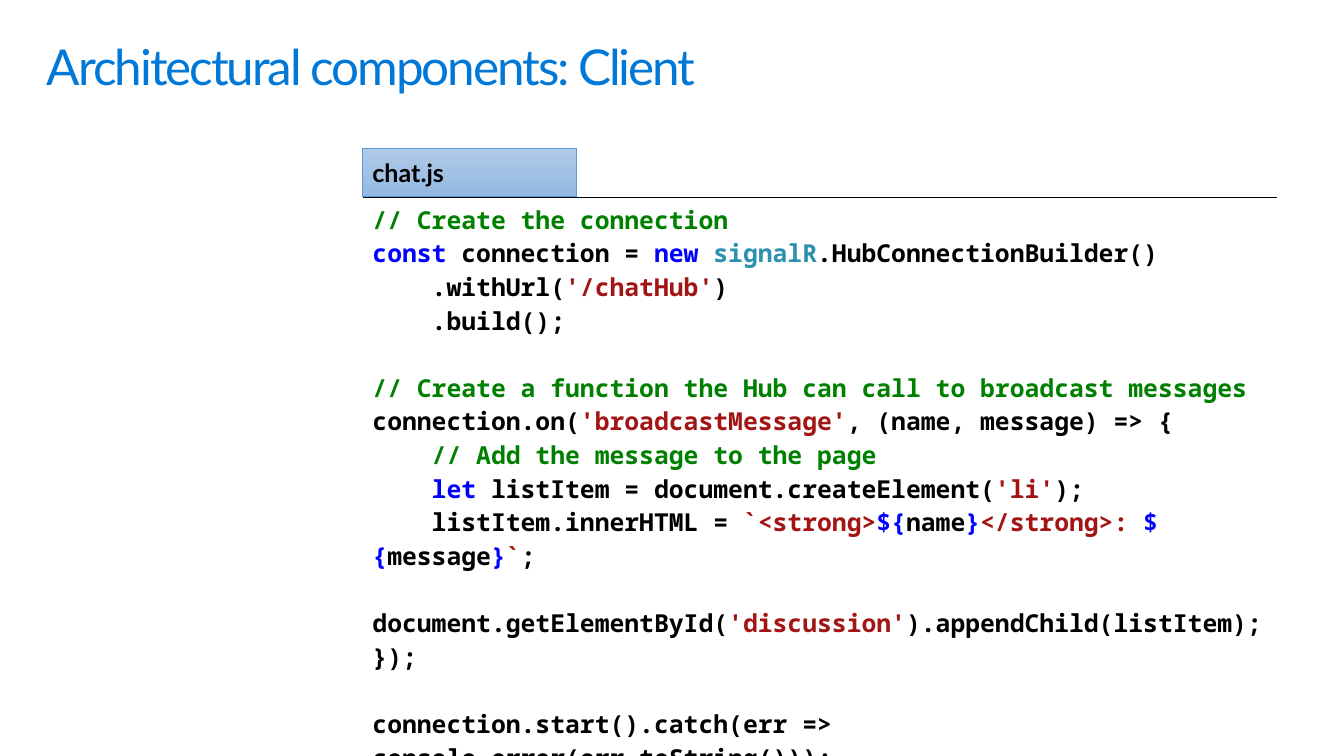
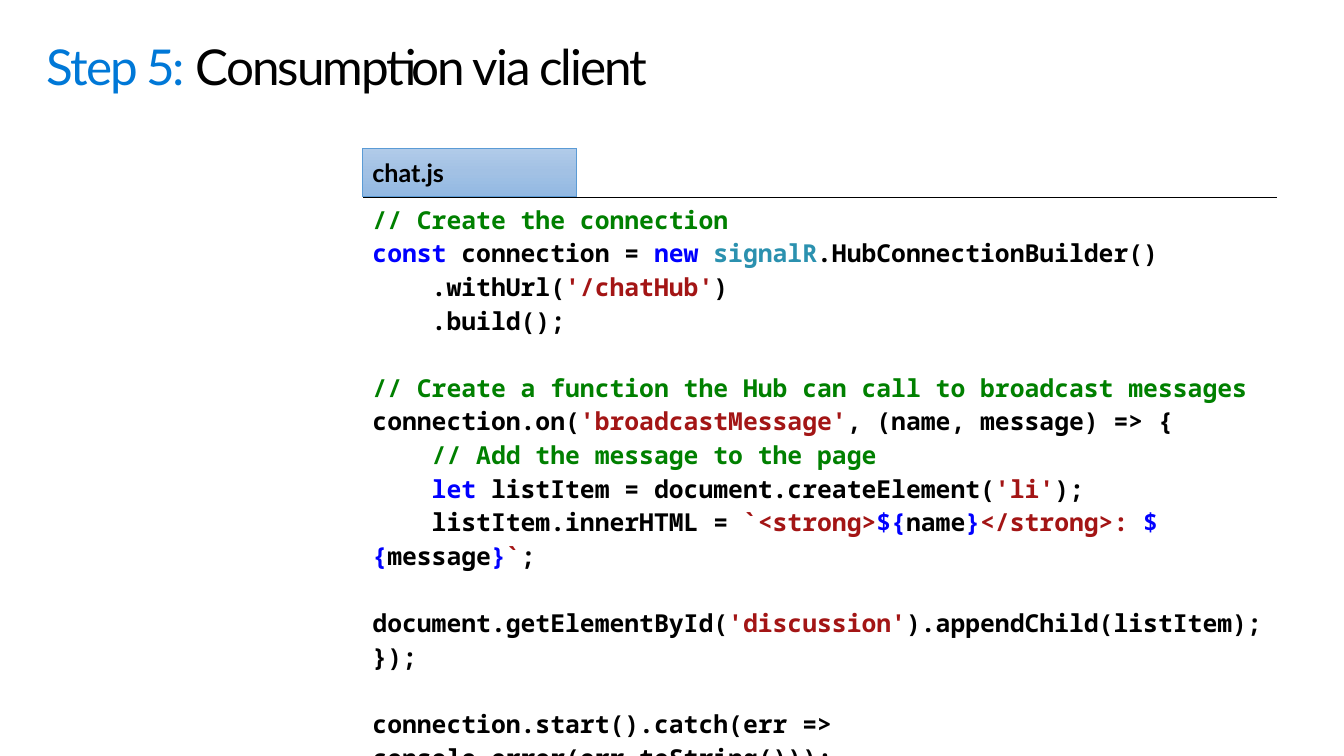
Before and after one commit to scottaddie/slide-decks, a slide deck: slide 11 of Building the Real-time Web with SignalR.pptx (slide 6 before the commit). Drawn at 1344x756 pixels with LibreOffice and Linux fonts; fonts in the diff are those of the drawing; background and template pictures are left out. Boxes give left, top, right and bottom in pixels: in the first picture for what was removed or moved away, otherwise in the second. Text is boxed around its words. In the diff, an @@ line names an element or a change of style, - is before the commit and + after.

```diff
--- a/Building the Real-time Web with SignalR.pptx
+++ b/Building the Real-time Web with SignalR.pptx
@@ title at <box>47,48,647,94</box>: text changed; text colour #0078D7 to #000000 @@
-Architectural components: Client
+Step 5: Consumption via client
```
Also in this commit, not shown: 5 other slides changed, 5 slides added.
